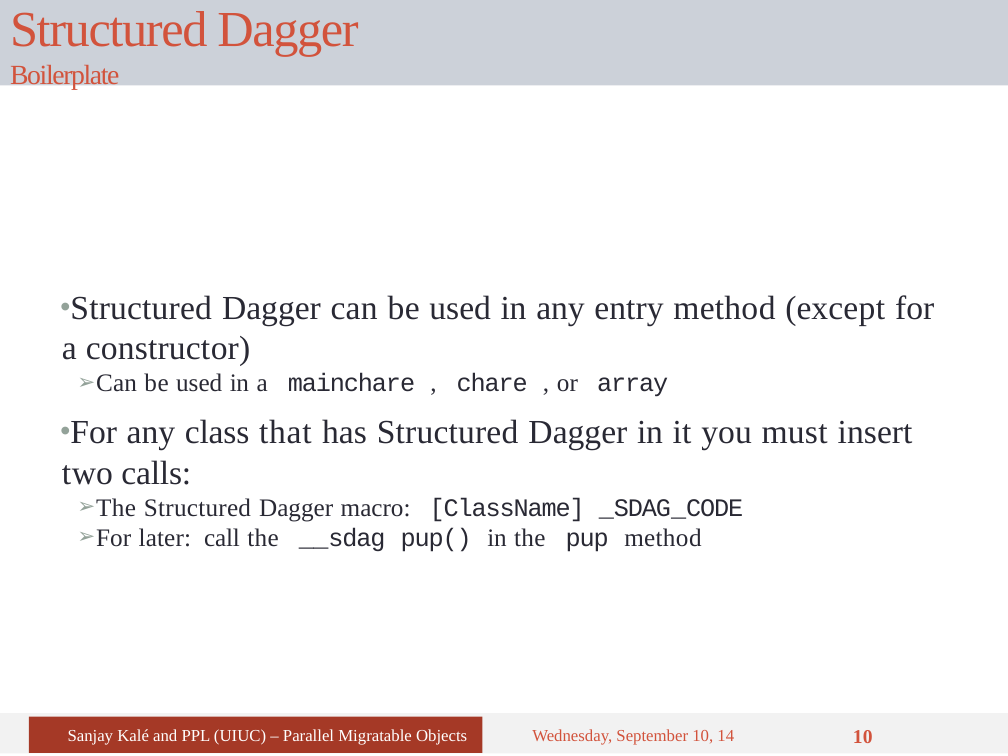
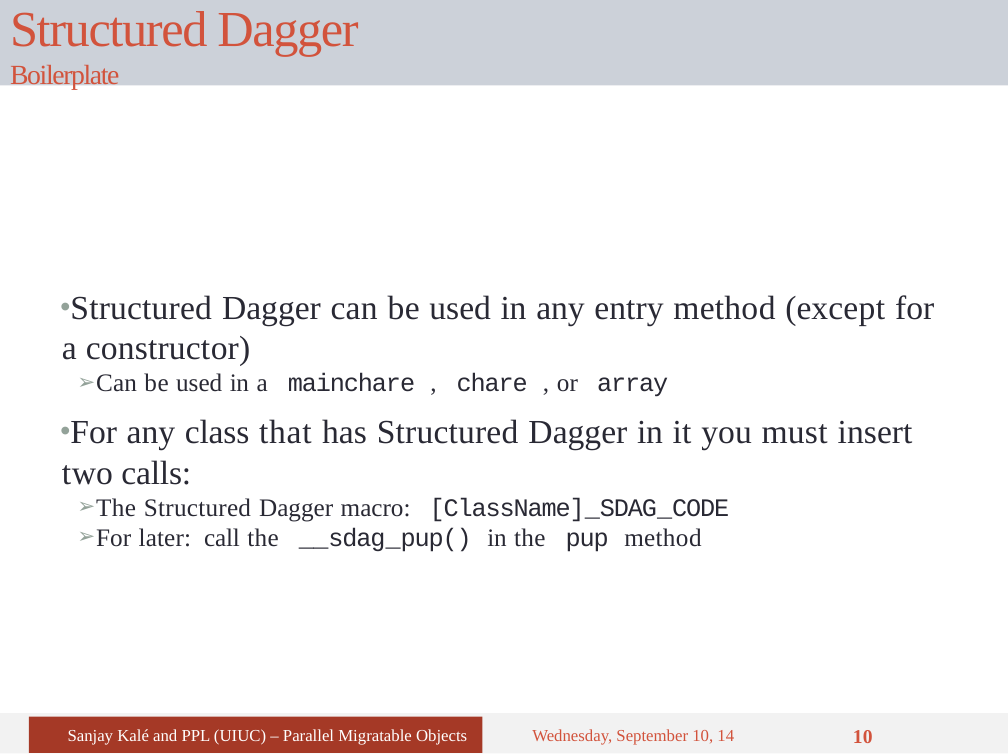
Before and after one commit to UIUC-PPL/charm_tutorial, a slide deck: slide 10 of tutorial-07-sdag.pptx. Drawn at 1008x756 pixels with LibreOffice and Linux fonts; fonts in the diff are those of the drawing. Boxes give left, top, right and bottom in pixels: in the first picture for what was removed or moved away, otherwise in the second. Text is boxed around its words. In the diff, an @@ line names an element or a change of style, - is before the commit and + after.

```diff
--- a/tutorial-07-sdag.pptx
+++ b/tutorial-07-sdag.pptx
@@ text at (x1=96, y1=497, x2=730, y2=552): text changed @@
-➢ The Structured Dagger macro: [ClassName] _SDAG_CODE
-➢ For later: call the __sdag pup() in the pup method
+➢ The Structured Dagger macro: [ClassName]_SDAG_CODE
+➢ For later: call the __sdag_pup() in the pup method
```
Also in this commit, not shown: 14 other slides changed.
